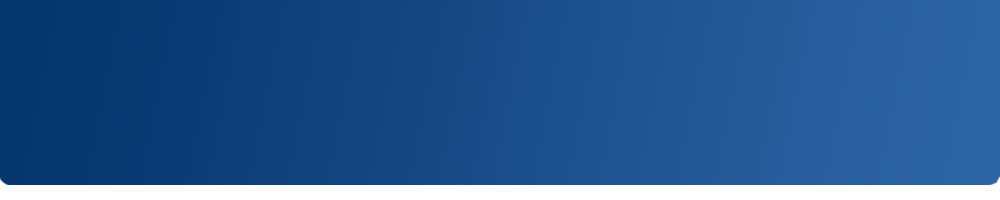
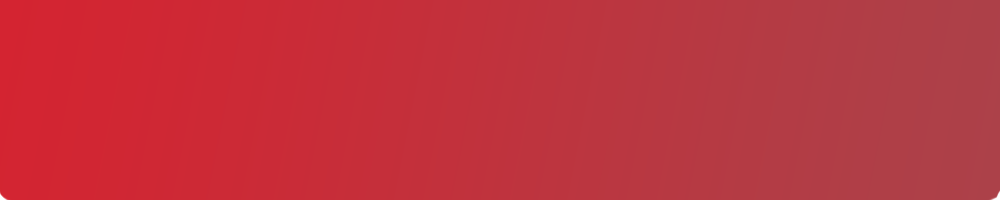
Revision of a layered 1000×200 image; what changed, layer by layer:
painted on "Layer 3" over [0, 175, 1000, 200]
